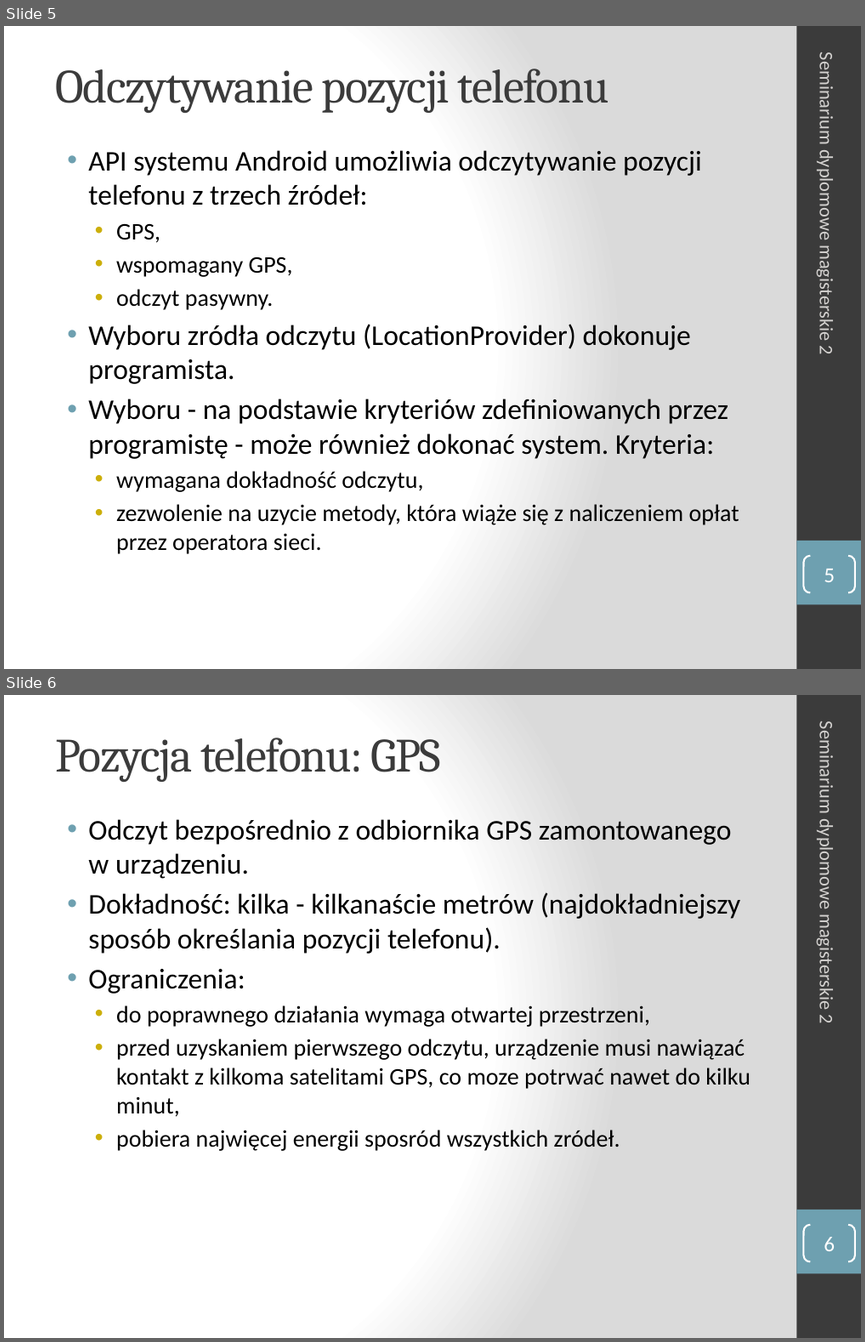
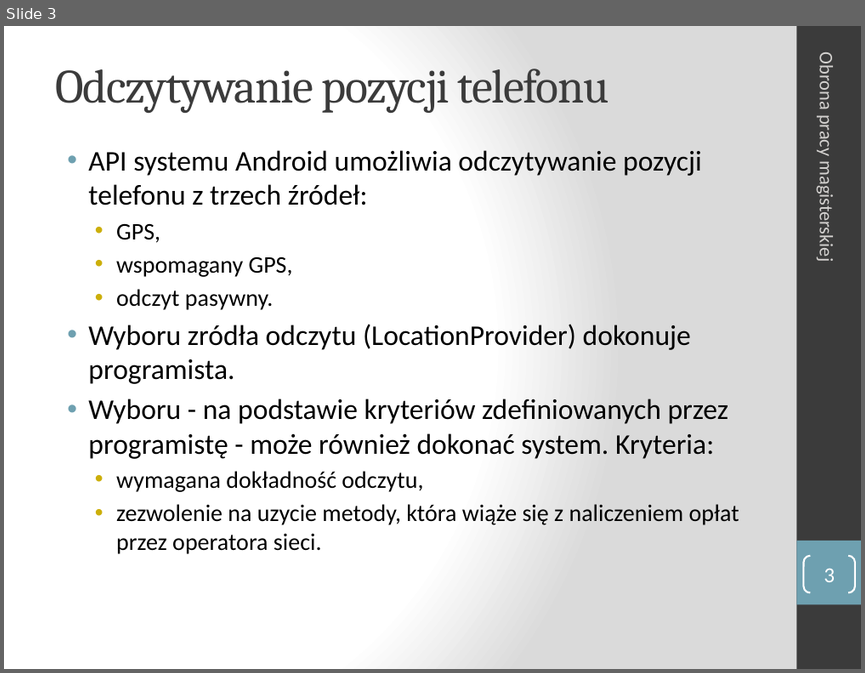
Before and after one commit to manisero/MasterThesis, a slide deck: thesis/presentation/presentation.pptx. Shown one above the other, each under a label of ours: slides 5 and 6 before the commit, slide 3 after it. The pictures are 865x1342 and 865x673 pixels, drawn with LibreOffice and Linux fonts; fonts in the diff are those of the drawing. Boxes give left, top, right and bottom in pixels: in the first picture for what was removed or moved away, otherwise in the second. Text is boxed around its words. In the diff, an @@ line names an element or a change of style, - is before the commit and + after.

Commit message:
Presentation

```diff
--- a/thesis/presentation/presentation.pptx
+++ b/thesis/presentation/presentation.pptx
@@ slide 6 removed at (x1=4, y1=695, x2=861, y2=1338), background gradient #FFFFFF to #DADADA; not listed: 2 template elements that a slide beside it also shows @@
@@ title removed at (x1=55, y1=737, x2=442, y2=782) @@
-Pozycja telefonu: GPS
@@ text removed at (x1=815, y1=731, x2=838, y2=1023) @@
-Seminarium dyplomowe magisterskie 2
@@ text removed at (x1=88, y1=819, x2=750, y2=1151) @@
-• Odczyt bezpośrednio z odbiornika GPS zamontowanego w urządzeniu.
-• Dokładność: kilka - kilkanaście metrów (najdokładniejszy sposób określania pozycji telefonu).
-• Ograniczenia:
-  • do poprawnego działania wymaga otwartej przestrzeni,
-  • przed uzyskaniem pierwszego odczytu, urządzenie musi nawiązać kontakt z kilkoma satelitami GPS, co moze potrwać nawet do kilku minut,
-  • pobiera najwięcej energii sposród wszystkich zródeł.
@@ page number removed at (x1=803, y1=1225, x2=855, y2=1261) @@
-6
@@ what was slide 5 is now slide 3 @@
@@ slide 3 changed as well @@
@@ text at (x1=815, y1=57, x2=838, y2=259): text changed @@
-Seminarium dyplomowe magisterskie 2
+Obrona pracy magisterskiej
@@ page number at (x1=823, y1=567, x2=834, y2=582): text changed @@
-5
+3
```
Also in this commit, not shown: 4 other slides changed, 1 slide added, 18 other slides removed, 1 other file.
